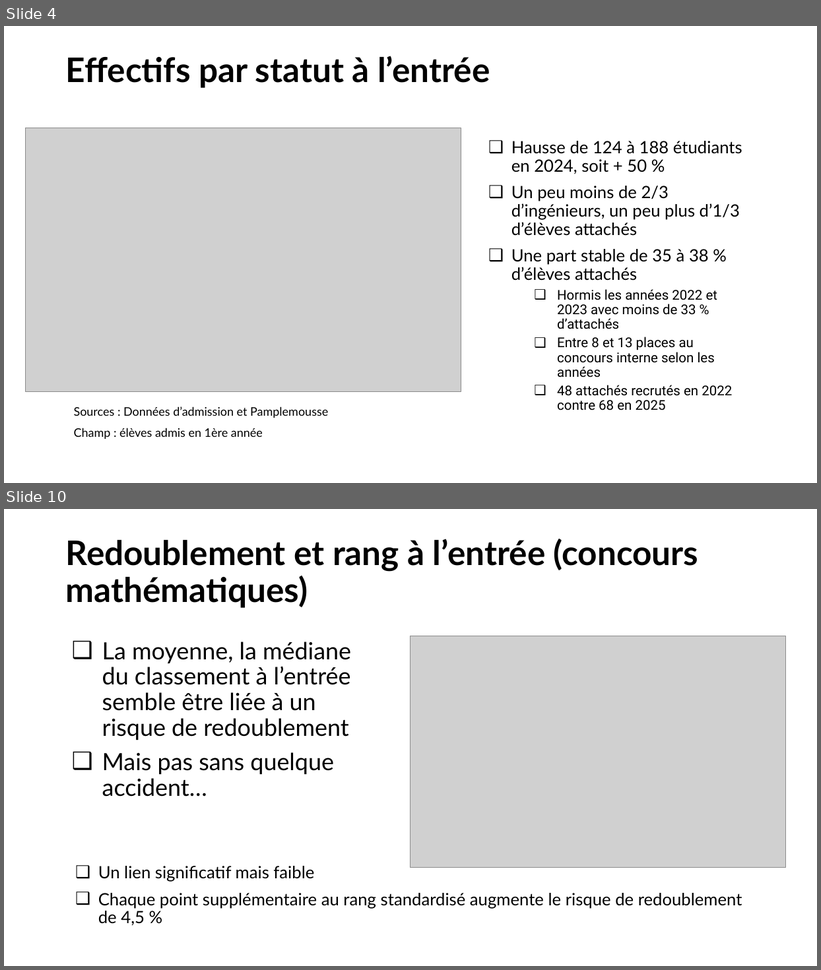
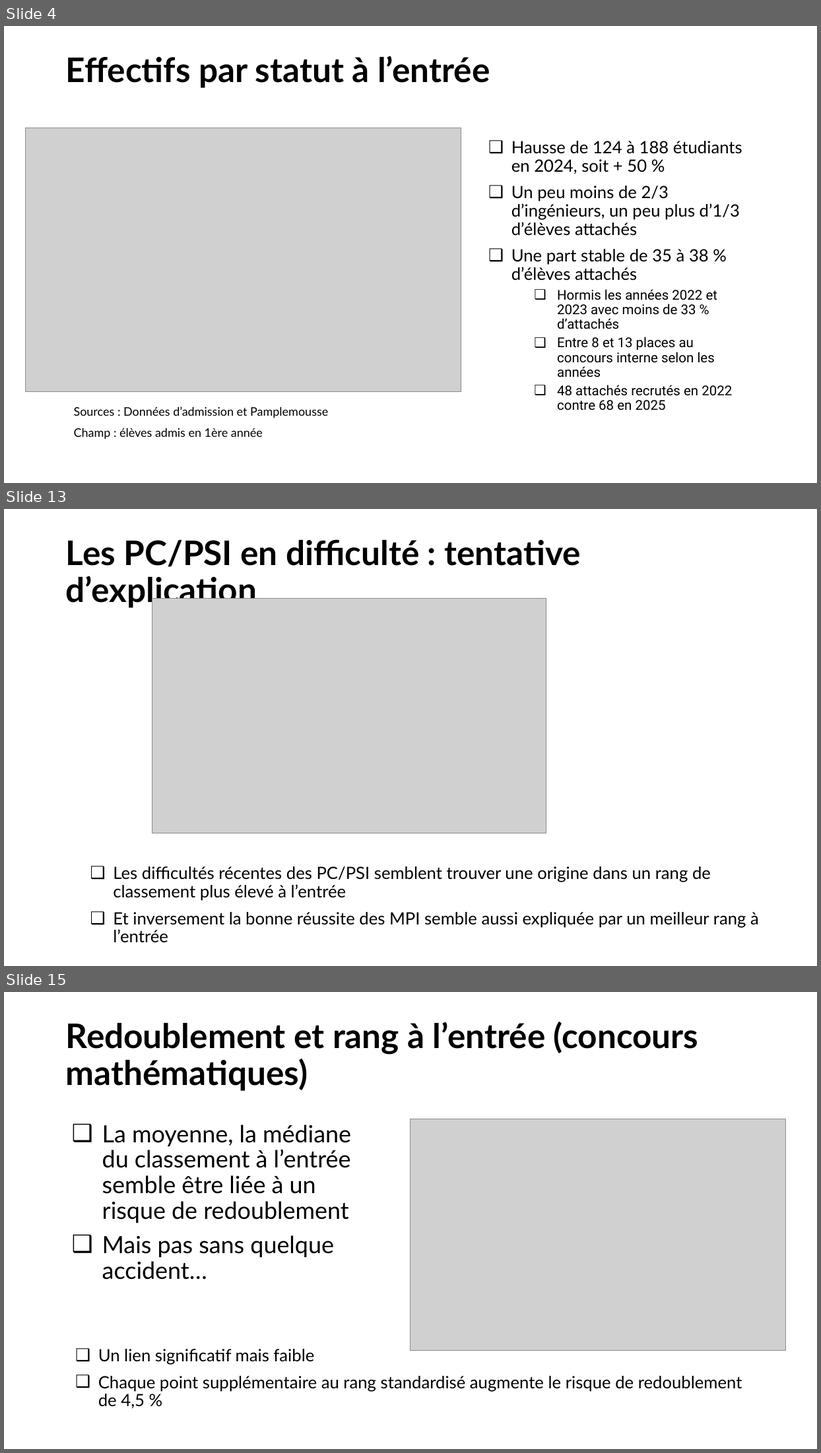
Before and after one commit to chlesieur/analyse_bdd_eleves_ensai, a slide deck: presentation/Presentation_trajectoires_etudiants_ENSAI.pptx. Shown one above the other, each under a label of ours: slides 4 and 10 before the commit, slides 4, 13 and 15 after it; the slides between them are not shown. The pictures are 821x970 and 821x1453 pixels, drawn with LibreOffice and Linux fonts; fonts in the diff are those of the drawing; grey boxes stand for pictures; background and template pictures are left out. Boxes give left, top, right and bottom in pixels: in the first picture for what was removed or moved away, otherwise in the second. Text is boxed around its words. In the diff, an @@ line names an element or a change of style, - is before the commit and + after.

```diff
--- a/presentation/Presentation_trajectoires_etudiants_ENSAI.pptx
+++ b/presentation/Presentation_trajectoires_etudiants_ENSAI.pptx
@@ slide 13 added at (4, 509, 817, 966), background picture (left out) @@
@@ title added at (66, 539, 581, 609), 40 pt, text #000000, bold @@
+Les PC/PSI en difficulté : tentative d’explication
@@ picture added at (152, 598, 547, 834) @@
@@ text added at (113, 867, 759, 943), 20 pt, text #000000 @@
+❑ Les difficultés récentes des PC/PSI semblent trouver une origine dans un rang de classement plus élevé à l’entrée
+❑ Et inversement la bonne réussite des MPI semble aussi expliquée par un meilleur rang à l’entrée
@@ what was slide 10 is now slide 15 @@
```
Also in this commit, not shown: 9 slides changed, 5 other slides added, 9 other files.
